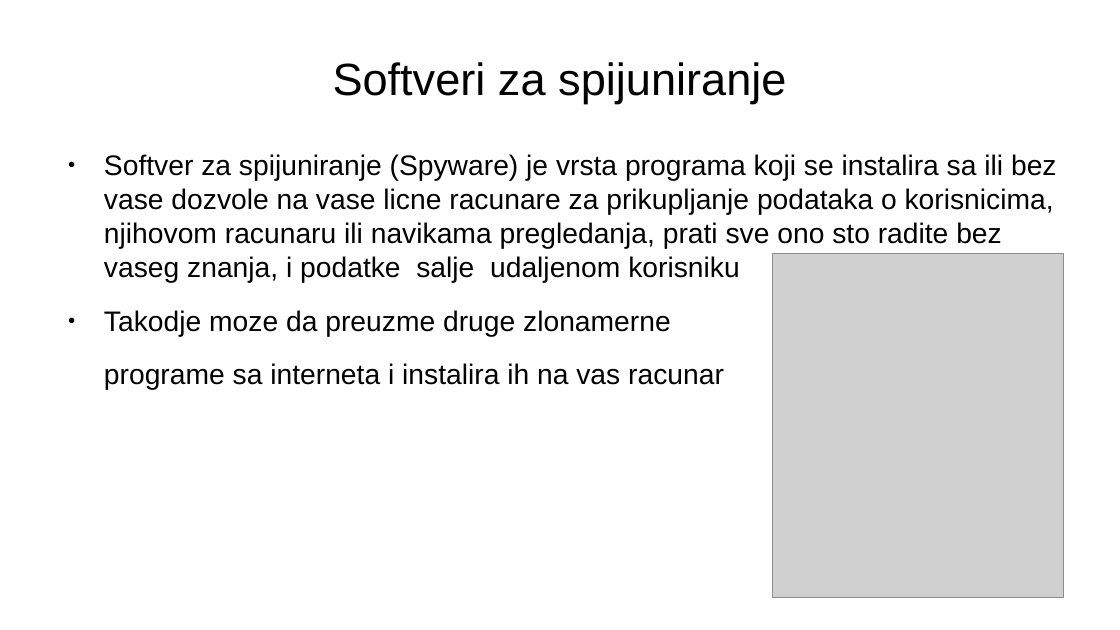
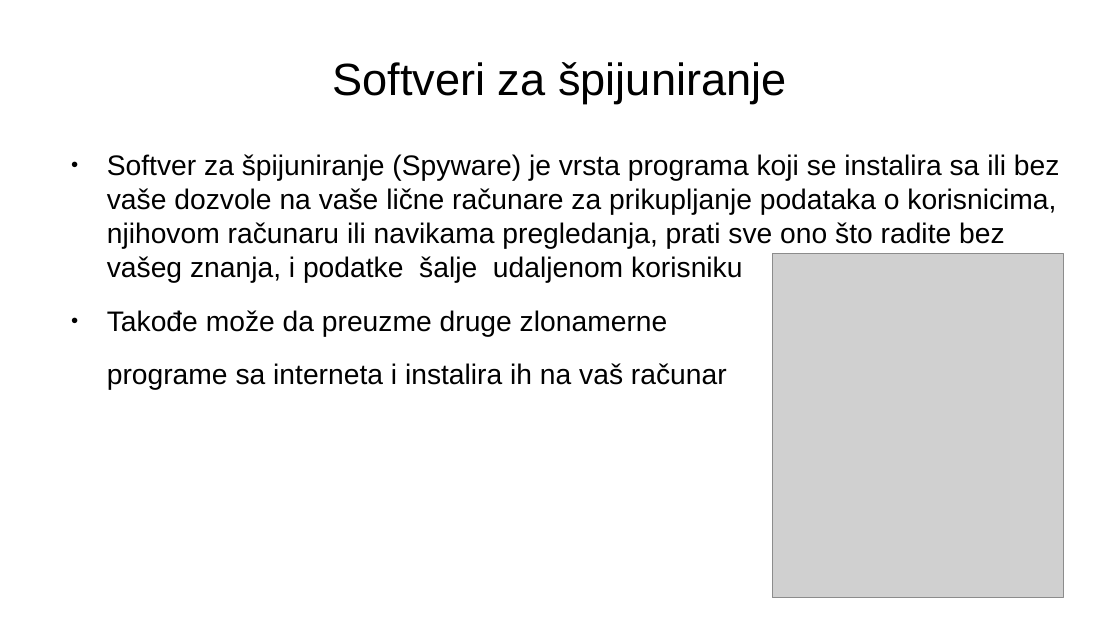
Before and after one commit to vukvuk21/RID, a slide deck: slide 12 of rid_2022_seminarski/mi19120_Luka_Vukotic/Predavanje_1/Racunarstvo_i_drustvo.odp. Drawn at 1120x630 pixels with LibreOffice and Linux fonts; fonts in the diff are those of the drawing; grey boxes stand for pictures. Boxes give left, top, right and bottom in pixels: in the first picture for what was removed or moved away, otherwise in the second. Text is boxed around its words. In the diff, an @@ line names an element or a change of style, - is before the commit and + after.

```diff
--- a/rid_2022_seminarski/mi19120_Luka_Vukotic/Predavanje_1/Racunarstvo_i_drustvo.odp
+++ b/rid_2022_seminarski/mi19120_Luka_Vukotic/Predavanje_1/Racunarstvo_i_drustvo.odp
@@ title at [333, 62, 786, 104]: text changed @@
-Softveri za spijuniranje
+Softveri za špijuniranje
@@ text at [107, 154, 1060, 390]: text changed @@
-● Softver za spijuniranje (Spyware) je vrsta programa koji se instalira sa ili bez vase dozvole na vase licne racunare za prikupljanje podataka o korisnicima, njihovom racunaru ili navikama pregledanja, prati sve ono sto radite bez vaseg znanja, i podatke salje udaljenom korisniku
-● Takodje moze da preuzme druge zlonamerne
-programe sa interneta i instalira ih na vas racunar
+● Softver za špijuniranje (Spyware) je vrsta programa koji se instalira sa ili bez vaše dozvole na vaše lične računare za prikupljanje podataka o korisnicima, njihovom računaru ili navikama pregledanja, prati sve ono što radite bez vašeg znanja, i podatke šalje udaljenom korisniku
+● Takođe može da preuzme druge zlonamerne
+programe sa interneta i instalira ih na vaš računar
```
Also in this commit, not shown: 14 other slides changed, 5 other files.
